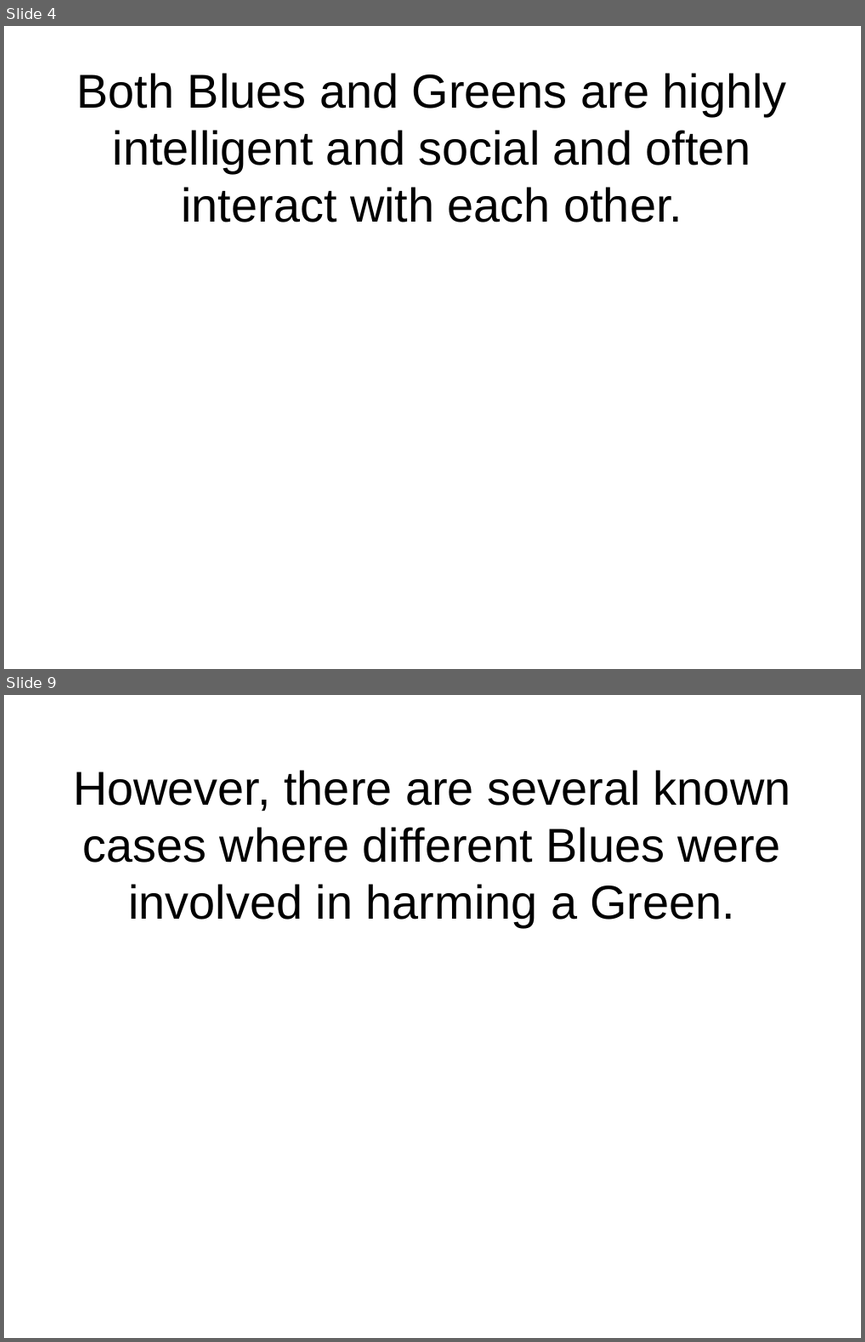
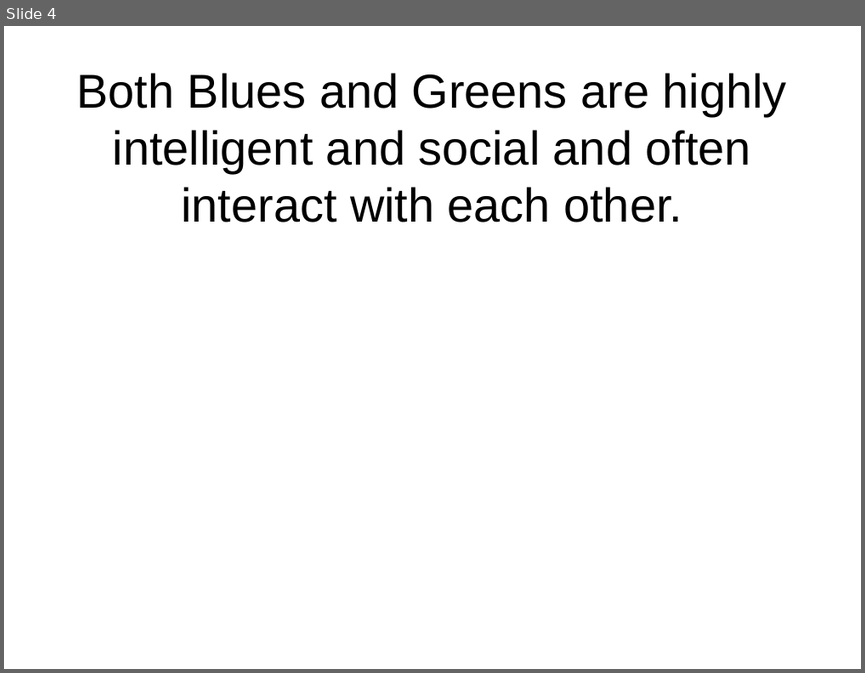
Before and after one commit to flxsosa/MoralDynamics, a slide deck: experiment_template/experiment_slides.odp. Shown one above the other, each under a label of ours: slides 4 and 9 before the commit, slide 4 after it; the slides between them are not shown. The pictures are 865x1342 and 865x673 pixels, drawn with LibreOffice and Linux fonts; fonts in the diff are those of the drawing. Boxes give left, top, right and bottom in pixels: in the first picture for what was removed or moved away, otherwise in the second. Text is boxed around its words. In the diff, an @@ line names an element or a change of style, - is before the commit and + after.

```diff
--- a/experiment_template/experiment_slides.odp
+++ b/experiment_template/experiment_slides.odp
@@ slide 9 removed at [4,695,861,1338], background #FFFFFF @@
@@ title removed at [73,770,790,927] @@
-However, there are several known cases where different Blues were involved in harming a Green.
```
Also in this commit, not shown: 1 slide changed, 3 slides added, 5 other slides removed, 12 other files.
